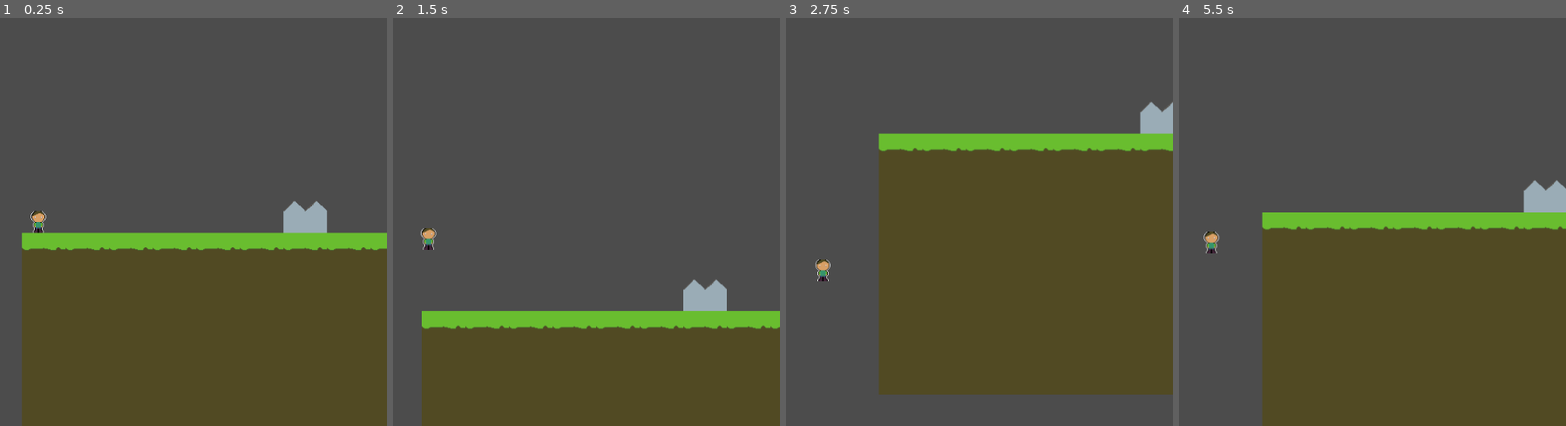
Above: before the commit, frames 1-4 (left to right).
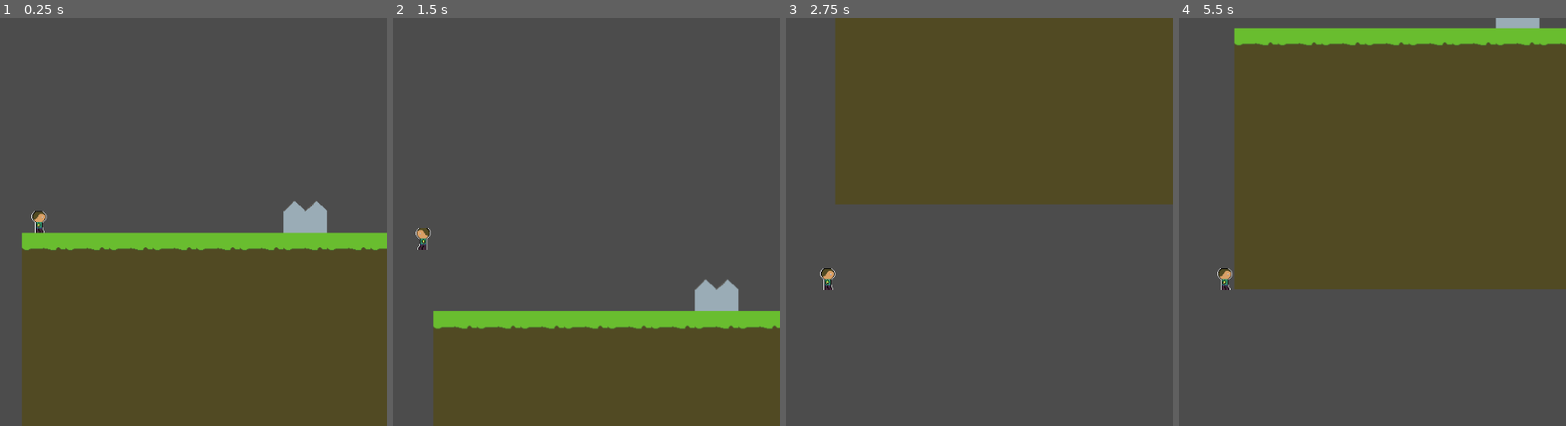
Above: after the commit, the same moments.

Repository: CodeScratcher/enformer
Game: Godot game, scene res://Levels/ScreenOne.tscn
The game is run twice, just before and just after one commit, with the same random seed, the same clock (stepped at 60 frames per second) and the same inputs.
Inputs:
- Up to frame 1 (0.25 s): no input
- Up to frame 2 (1.5 s): tap Enter at 0.5 s; hold Z (j) 0.53-1.28 s; tap Left (l) at 0.8, 1.35 s
- Up to frame 3 (2.75 s): tap X (lj) at 1.55 s; hold X (lj) from 2.03 s (still down); tap Right (r) at 2.3 s
- Up to frame 4 (5.5 s): release X (lj) at 2.78 s; tap Right (r) at 2.85, 5.3 s; tap Z (j) at 3.05 s; hold Z (j) 3.53-4.28 s; tap Left (l) at 3.8, 4.35 s; tap X (lj) at 4.55 s; hold X (lj) from 5.03 s (still down)

The runs differ from the first frame. In frame 1, 0.1% of the frame differs, in the area x 7-13%, y 47-53%; in frame 2, 2.0%; in frame 3, 65%; in frame 4, 70%, in the area x 6-100%, y 0-100%.

Commit message:
Movement - final touches (for now) and basic animation

Diff:
--- a/Player.gd
+++ b/Player.gd
@@ -1,7 +1,7 @@
 extends KinematicBody2D
 export var x_limits = 300
 var momentum = Vector2.ZERO
-export var x_speed = 30
+export var x_speed = 50
 export var fall_speed = 15
 export var terminal_velocity = 500
 var is_ljing = false
@@ -20,11 +20,14 @@
 func _physics_process(delta):
 	if position.y > 1024:
 		get_tree().reload_current_scene()
-	var t_x_limits = 500 if is_ljing else x_limits
+	var t_x_limits = 500 if is_ljing else 300
 	momentum.x = clamp(momentum.x, -t_x_limits, t_x_limits)
+	print(momentum.x)
 	if Input.is_action_pressed("l"):
-		momentum.x-=x_speed
-	if Input.is_action_pressed("r"):
+		$Sprite.scale.x = -1
+		momentum.x -= 50
+	elif Input.is_action_pressed("r"):
+		$Sprite.scale.x = 1
 		momentum.x+=x_speed
 	else:
 		momentum.x = lerp(momentum.x, 0, 0.2)
@@ -43,7 +46,7 @@
 		if Input.is_action_pressed("j"):
 			queue_timer += 10
 		if Input.is_action_pressed("lj") and is_ljing == false:
-			if momentum.x != 0:
+			if abs(momentum.x) >= 5:
 				momentum.y -= 30
 				momentum.x = 200 if momentum.x > 0 else -200
 				is_ljing = true
@@ -53,9 +56,8 @@
 			momentum.y -= 110
 		if Input.is_action_pressed("lj"):
 			queue_timer = 0
-			if momentum.x != 0:
-				momentum.y -= 60
+			if abs(momentum.x) >= 5:
+				momentum.y -= 85
 				momentum.x = 500 if momentum.x > 0 else -500
 				is_ljing = true
 	move_and_slide(momentum, Vector2.UP)
-	print(timer)
--- a/Player.tscn
+++ b/Player.tscn
@@ -1,6 +1,6 @@
 [gd_scene load_steps=6 format=2]
 
-[ext_resource path="res://Sprites/player.png" type="Texture" id=1]
+[ext_resource path="res://Sprites/side-player.png" type="Texture" id=1]
 [ext_resource path="res://Player.gd" type="Script" id=2]
 [ext_resource path="res://Shake.gd" type="Script" id=3]
 
Binary file changed: Sprites/player.png
Binary file added: Sprites/side-player.png
Not shown, added: Sprites/side-player.png.import
Not shown, changed: export_presets.cfg
Not shown, added: enformer-linux.zip
Not shown, added: enformer-mac.zip
Not shown, added: enformer-windows.zip
Not shown, added: enformer.exe
Not shown, added: enformer.pck
Not shown, added: enformer.x86_64
